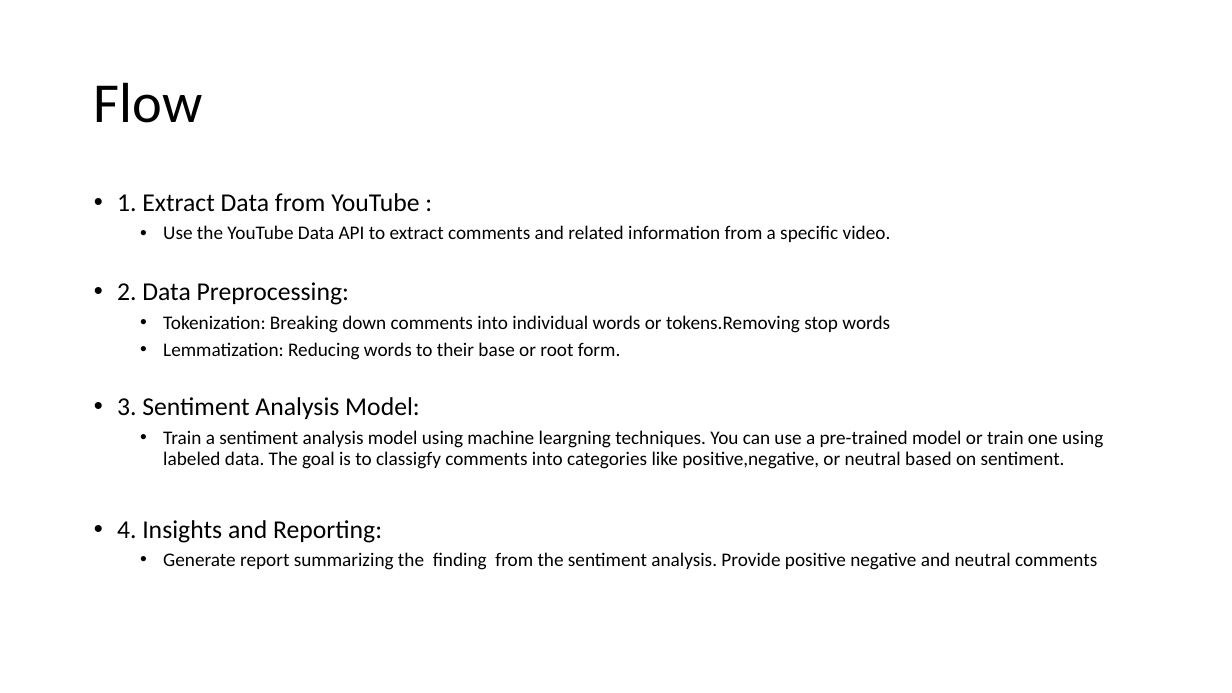
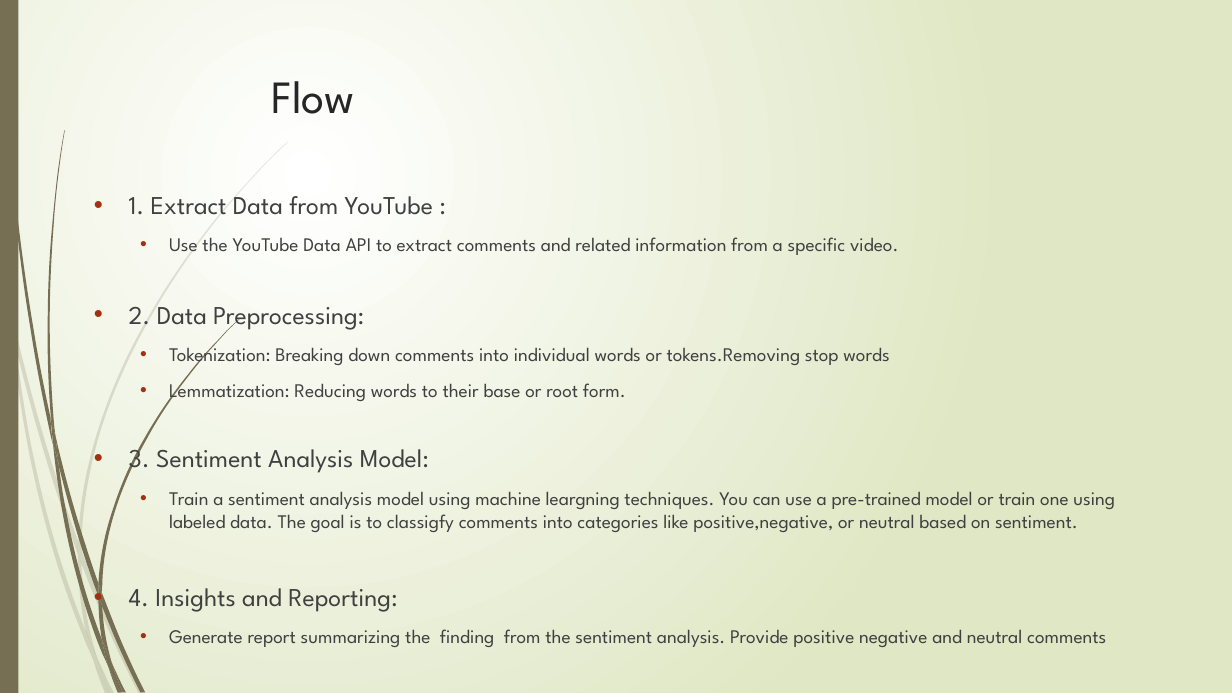
Before and after one commit to itsunilvithlani/2024_G7_Comment-Analyser, a slide deck: slide 5 of YouTube Comment Analyzer_presentation.pptx. Drawn at 1232x693 pixels with LibreOffice and Linux fonts; fonts in the diff are those of the drawing. Boxes give left, top, right and bottom in pixels: in the first picture for what was removed or moved away, otherwise in the second. Text is boxed around its words. In the diff, an @@ line names an element or a change of style, - is before the commit and + after.

```diff
--- a/YouTube Comment Analyzer_presentation.pptx
+++ b/YouTube Comment Analyzer_presentation.pptx
@@ background #FFFFFF to gradient #FFFFFF to #DFE8C4 @@
@@ rectangle added at box(0, 0, 18, 693), fill #766F54 @@
@@ title "Flow": place and size @@
-title "Flow" at box(94, 82, 203, 123)
+title "Flow" at box(271, 81, 355, 114)
@@ title "Flow" at box(271, 81, 355, 114): size 44 to 36 pt, font Calibri to League Spartan, text colour #000000 to #262626; line spacing 0.9 to 1; vertical alignment middle to top @@
@@ text "1. Extract Data from YouTube ..." at box(129, 196, 1115, 647): font Calibri to League Spartan, text colour #000000 to #404040; indent changed; line spacing 0.9 to 1; more space between paragraphs @@
@@ group added at box(0, 141, 288, 693): 10 freeform shapes @@
@@ group added at box(3, 0, 240, 693): 12 freeform shapes @@
```
Also in this commit, not shown: 16 other slides changed, 1 slide added.
